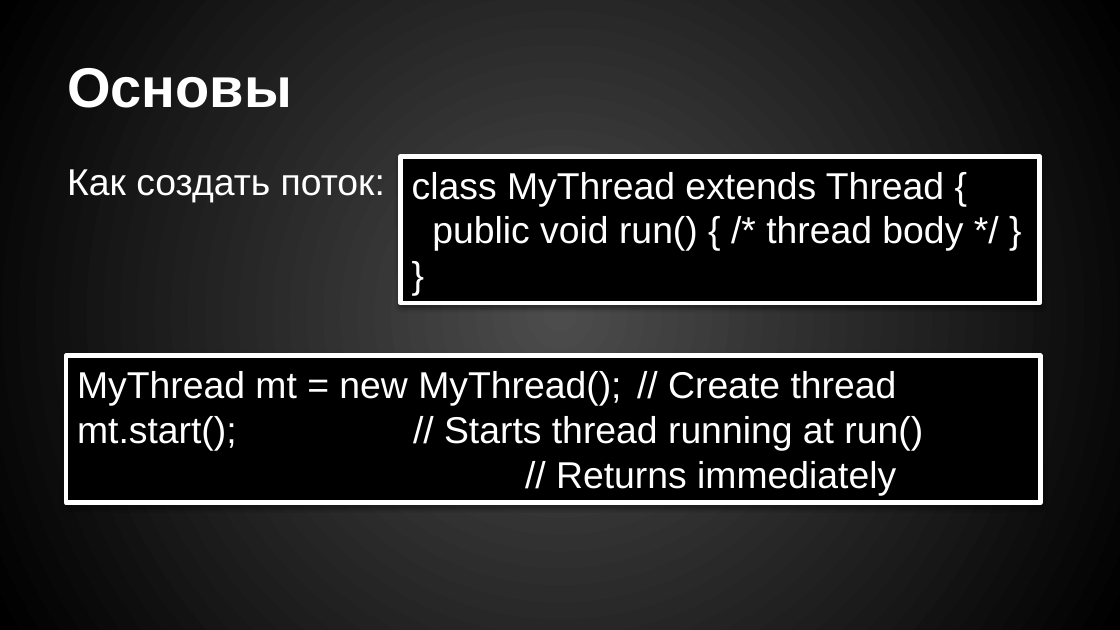
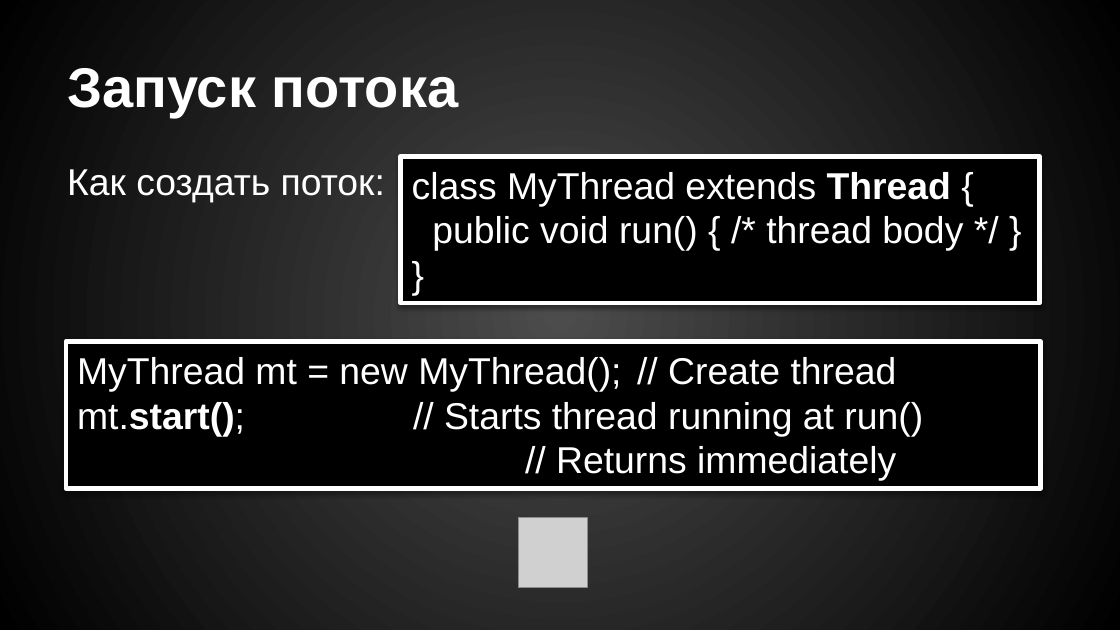
Before and after one commit to drxaos-edu/lecture-java-concurrency, a slide deck: slide 4 of concurrency.pptx. Drawn at 1120x630 pixels with LibreOffice and Linux fonts; fonts in the diff are those of the drawing; grey boxes stand for pictures. Boxes give left, top, right and bottom in pixels: in the first picture for what was removed or moved away, otherwise in the second. Text is boxed around its words. In the diff, an @@ line names an element or a change of style, - is before the commit and + after.

```diff
--- a/concurrency.pptx
+++ b/concurrency.pptx
@@ title at (67,68,459,117): text changed @@
-Основы
+Запуск потока
@@ text in rectangle at (412,172,951,206): bold on in "Thread" @@
@@ rectangle "MyThread mt = new MyThread(); ...": place and size @@
-rectangle "MyThread mt = new MyThread(); ..." at (66,356,1040,503)
+rectangle "MyThread mt = new MyThread(); ..." at (66,342,1040,488)
@@ text in rectangle at (77,402,923,436): bold on in "mt.start();" @@
@@ picture added at (519,517,588,587) @@
```
Also in this commit, not shown: 2 other slides changed, 13 slides added, 1 slide removed, 3 other files.
